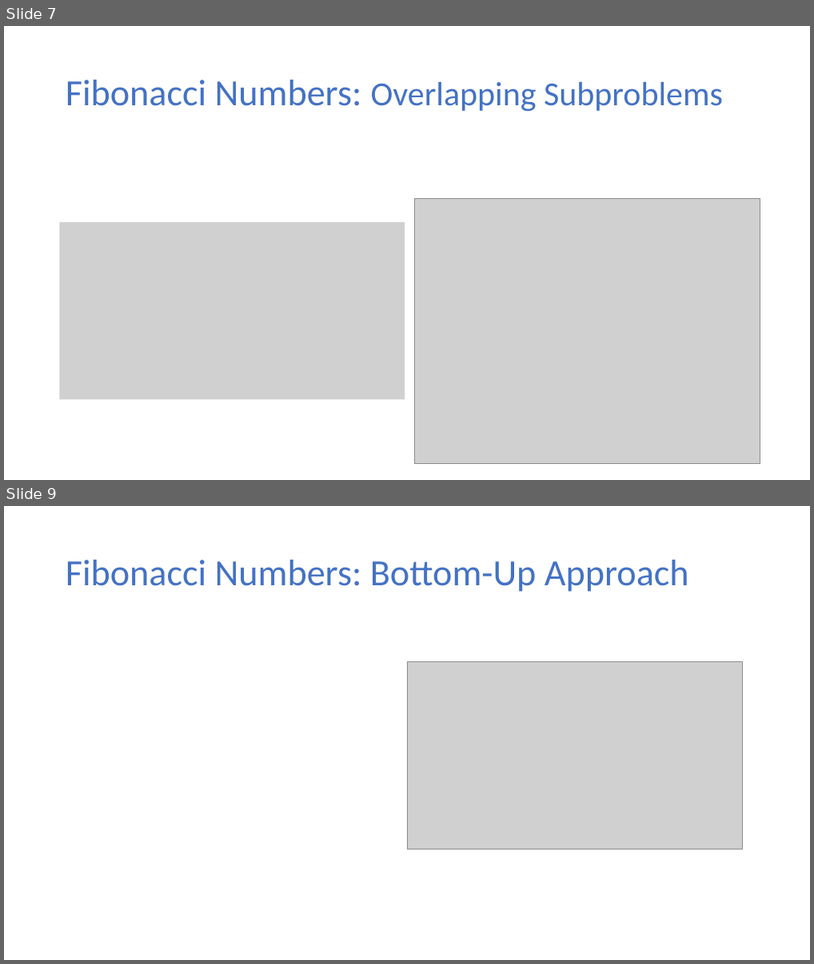
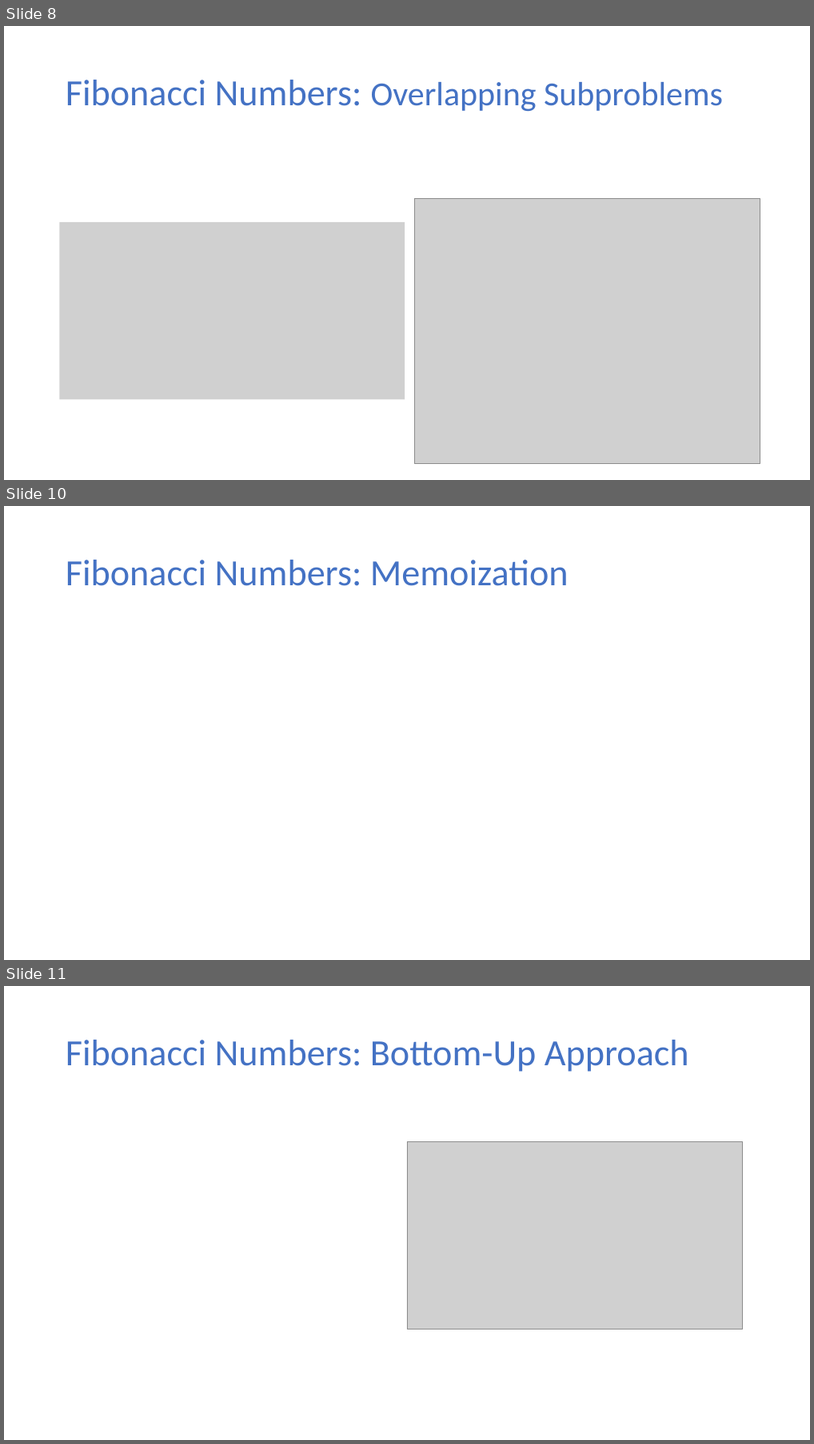
Before and after one commit to ekkapotc/EA, a slide deck: Lectures/Lecture 7.pptx. Shown one above the other, each under a label of ours: slides 7 and 9 before the commit, slides 8, 10 and 11 after it; the slides between them are not shown. The pictures are 814x964 and 814x1444 pixels, drawn with LibreOffice and Linux fonts; fonts in the diff are those of the drawing; grey boxes stand for pictures. Boxes give left, top, right and bottom in pixels: in the first picture for what was removed or moved away, otherwise in the second. Text is boxed around its words. In the diff, an @@ line names an element or a change of style, - is before the commit and + after.

```diff
--- a/Lectures/Lecture 7.pptx
+++ b/Lectures/Lecture 7.pptx
@@ slide 10 added at [4,506,810,960], background #FFFFFF @@
@@ title added at [66,560,569,586], 44 pt, text #4472C4 @@
+Fibonacci Numbers: Memoization
@@ what was slide 7 is now slide 8 @@
@@ what was slide 9 is now slide 11 @@
```
Also in this commit, not shown: 3 slides changed, 1 other slide added, 1 other file.
